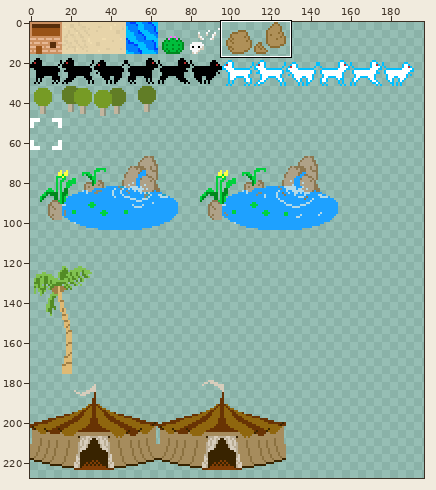
Sprite sheet: data/sprite_sheet.png. Above, an overview of the earlier version with the close-up marked.
Close-up. First the earlier version:
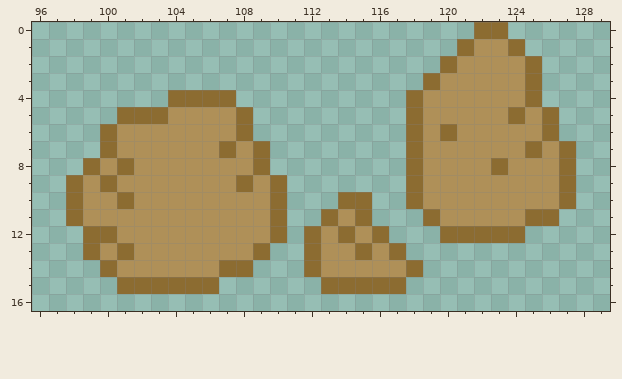
The file is 256x256 pixels. Colours within 5 levels of each other are drawn and written as one. Shown: x 96..129, y 0..16. The wide view leaves out empty margins. The commit also changed other parts of the picture, which this record leaves out.
After:
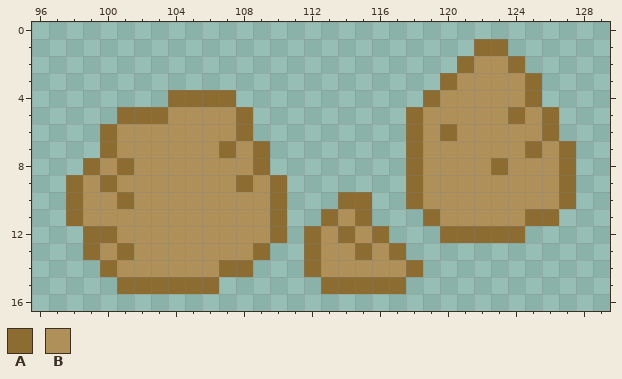
Palette (. is transparent): A #8c6c31  B #af9058
Diff:
Changed rows in their new state; - is an unchanged pixel.
first column x 118:
 0 ----..--
 1 ---.AA.-
 2 --.A--A.
 3 -.A-----
 4 .A------
Pixel boxes of the changes (left, top, right, bottom) in both close-ups:
changed: (406, 22, 542, 107)
